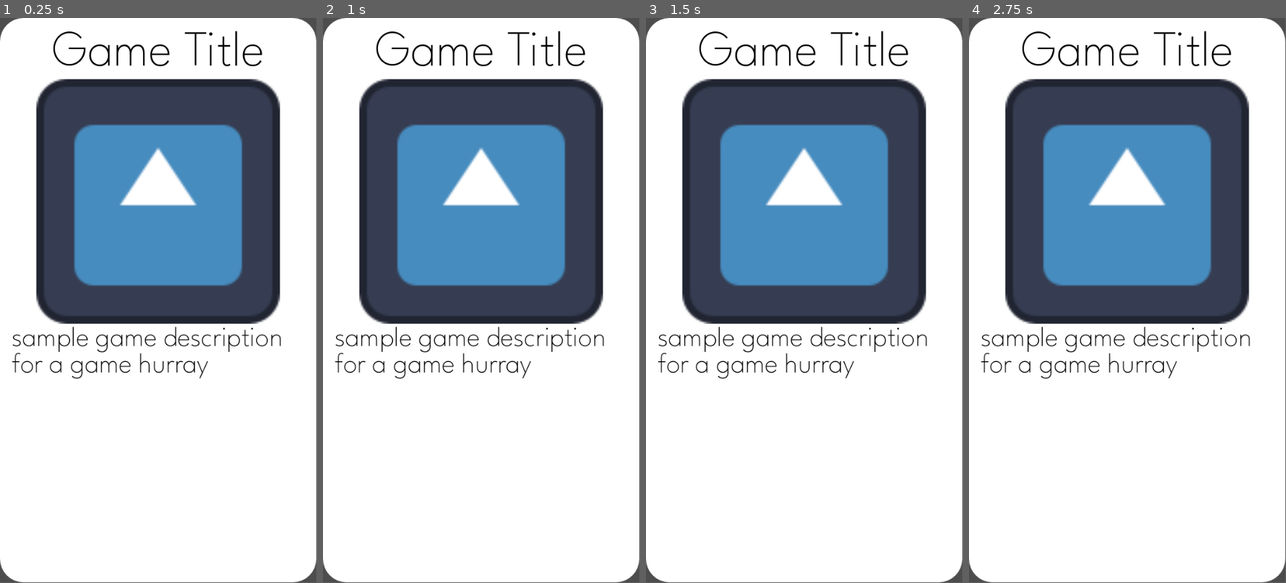
Above: before the commit, frames 1-4 (left to right).
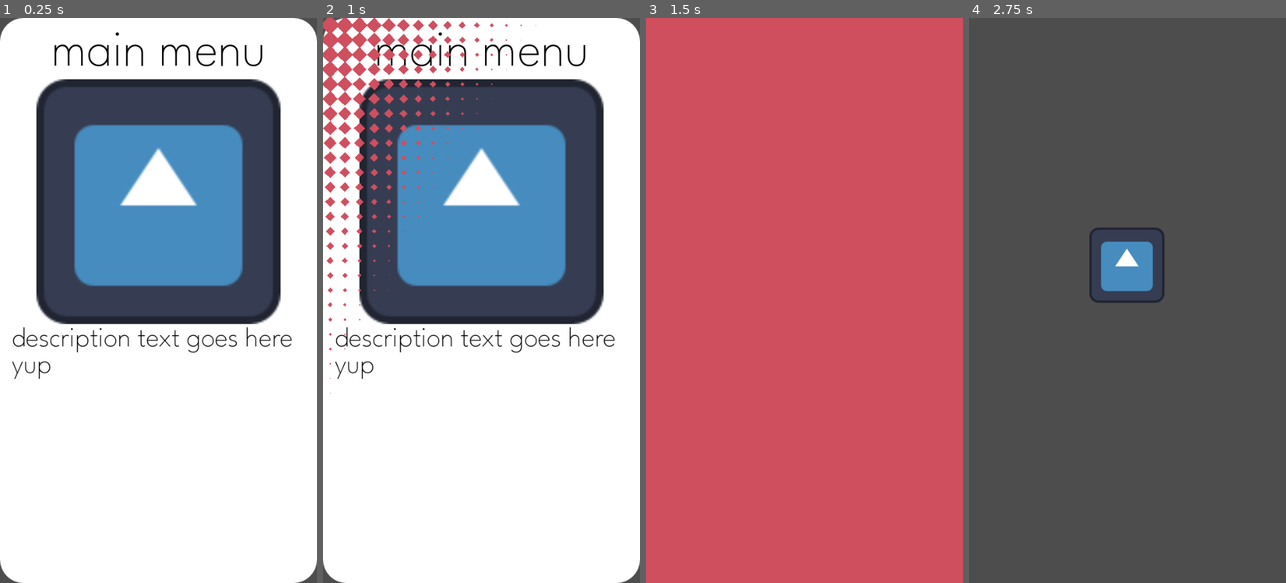
Above: after the commit, the same moments.

Repository: tapwatergames/ShootyGame
Game: Godot game, scene res://CrispGodotTemplate/main.tscn
The game is run twice, just before and just after one commit, with the same random seed, the same clock (stepped at 60 frames per second) and the same inputs. Before the commit the project has no main scene; this scene is started directly in both runs. The engine's default icon, where the game draws it, is replaced by a stand-in: a white triangle on a blue panel in a dark square.
Inputs (mouse positions are in pixels of both pictures, inside the frame that each line leads up to):
- Up to frame 1 (0.25 s): no input
- Up to frame 2 (1 s): tap Enter at 0.5 s; move the mouse to (551, 272) at 0.52 s; press the mouse at (551, 272) at 0.53 s
- Up to frame 3 (1.5 s): move the mouse to (741, 328) at 1.27 s; release the mouse at (741, 328) at 1.28 s; click (741, 328) at 1.35 s
- Up to frame 4 (2.75 s): move the mouse to (1159, 176) at 2.02 s; press the mouse at (1159, 176) at 2.03 s
In our replay, the window is 449x799 before the commit and 450x800 after it. These sizes can differ from the game's own. Grey fills any space a smaller window leaves; there, only what the larger window draws over its background counts as a difference.

The runs differ from the first frame. In frame 1, 3.5% of the frame differs, in the area x 0-100%, y 0-100%; in frame 2, 7.7%; in frame 3, 100%; in frame 4, 85%.

Commit message:
created game transition

Diff:
--- /dev/null
+++ b/CrispGodotTemplate/Scripts/CrispGDInput.gd
@@ -0,0 +1,22 @@
+extends Node2D
+
+signal input_just_pressed(position: Vector2, delta: float)
+signal input_pressed(position: Vector2, delta: float)
+signal input_released(position: Vector2, delta: float)
+
+func _process(_delta):
+	var mouse_pos = get_clamped_mouse_position()
+	if Input.is_action_just_pressed("game_pressed"):
+		input_just_pressed.emit(mouse_pos, _delta)
+	elif Input.is_action_pressed("game_pressed"):
+		input_pressed.emit(mouse_pos, _delta)
+	elif Input.is_action_just_released("game_pressed"):
+		input_released.emit(mouse_pos, _delta)
+
+func get_clamped_mouse_position() -> Vector2:
+	var raw_pos = get_global_mouse_position()
+	var viewport_size = get_viewport_rect().size
+	return Vector2(
+		clamp(raw_pos.x, 0, viewport_size.x),
+		clamp(raw_pos.y, 0, viewport_size.y)
+		)
--- /dev/null
+++ b/CrispGodotTemplate/Scripts/CrispGDUtility.gd
@@ -0,0 +1,52 @@
+extends Node
+
+enum game_state {
+	INACTIVE,
+	ACTIVE,
+	PAUSED,
+}
+
+var _current_state = game_state.INACTIVE
+var _game : Node = null
+
+var _game_scene : PackedScene = preload("res://YourProjectHere/game.tscn")
+
+var score : float = 0
+
+var _high_score : float = 0
+
+func active()->bool:
+	return _current_state == game_state.ACTIVE
+
+func start_game()->void:
+	if _current_state==game_state.INACTIVE:
+		_current_state=game_state.ACTIVE
+		CrispGDUI.instance.transition_to_dark()
+		await get_tree().create_timer(1.1).timeout
+
+		var inst = _game_scene.instantiate()
+		get_tree().current_scene.add_child(inst)
+		_game = inst
+
+		CrispGDUI.instance.set_menu_visibility(false)
+
+		CrispGDUI.instance.transition_back()
+	else:
+		push_error("Game scene is already active")
+
+
+func end_game()->void:
+	if _current_state==game_state.ACTIVE:
+		game_state.INACTIVE
+
+		CrispGDUI.instance.transition_to_dark()
+		await get_tree().create_timer(1.1).timeout
+
+		_game.queue_free()
+		_game=null
+		CrispGDUI.instance.visible=true
+
+		CrispGDUI.instance.transition_back()
+
+	else:
+		push_error("Game scene is already inactive")
--- /dev/null
+++ b/CrispGodotTemplate/Scripts/CrispGDUtility.tscn
@@ -0,0 +1,6 @@
+[gd_scene load_steps=2 format=3 uid="uid://bl7naxksfdnge"]
+
+[ext_resource type="Script" uid="uid://b1m6ir72f4rpa" path="res://CrispGodotTemplate/Scripts/CrispGDUtility.gd" id="1_433dc"]
+
+[node name="CrispGDUtility" type="Node"]
+script = ExtResource("1_433dc")
--- /dev/null
+++ b/CrispGodotTemplate/Shaders/DiamondTransition.gdshader
@@ -0,0 +1,18 @@
+shader_type canvas_item;
+
+// Ranges from 0 to 1 over the course of the transition.
+// We use this to actually animate the shader.
+uniform float progress : hint_range(0, 1);
+
+// Size of each diamond, in pixels.
+uniform float diamondPixelSize = 10.0;
+
+void fragment() {
+	float xFraction = fract(FRAGCOORD.x / diamondPixelSize);
+	float yFraction = fract(FRAGCOORD.y / diamondPixelSize);
+	float xDistance = abs(xFraction - 0.5);
+	float yDistance = abs(yFraction - 0.5);
+	if (xDistance + yDistance + UV.x + UV.y > progress * 4.0) {
+		discard;
+	}
+}
--- /dev/null
+++ b/CrispGodotTemplate/Shaders/DiamondTransition.tres
@@ -0,0 +1,6 @@
+[gd_resource type="ShaderMaterial" load_steps=2 format=3 uid="uid://67sarbvt2d7a"]
+
+[ext_resource type="Shader" uid="uid://b6o1rpc3cx06a" path="res://CrispGodotTemplate/Shaders/DiamondTransition.gdshader" id="1_6svl3"]
+
+[resource]
+shader = ExtResource("1_6svl3")
--- /dev/null
+++ b/CrispGodotTemplate/Tests/InputTester.gd
@@ -0,0 +1,21 @@
+extends Node
+
+@export
+var enabled = false
+
+func _ready():
+	if !enabled:
+		return
+	print("touch test enabled")
+	CrispGDInput.input_just_pressed.connect(_on_just_pressed)
+	CrispGDInput.input_pressed.connect(_on_pressed)
+	CrispGDInput.input_released.connect(_on_released)
+
+func _on_just_pressed(pos,delta):
+	print("Just pressed at:", pos)
+
+func _on_pressed(pos,delta):
+	print("Holding at:", pos)
+
+func _on_released(pos,delta):
+	print("Released at:", pos)
--- a/CrispGodotTemplate/main.gd
+++ b/CrispGodotTemplate/main.gd
@@ -1,28 +1,11 @@
-@tool
-extends Control
+extends Node
 
 
-var _game_scene : PackedScene = preload("res://CrispGodotTemplate/main.tscn")
-
-@onready var _title: RichTextLabel = %Title
-@onready var _game_description: RichTextLabel = %GameDescription
+func _ready() -> void:
+	CrispGDInput.input_just_pressed.connect(_on_input_just_pressed)
 
 
-
-@export
-var titleText : String = "":
-	set(value):
-		titleText = value
-		if _title:  # Check if _title is initialized
-			_title.text = "[center]" + value
-
-
-@export_multiline
-var descriptionText : String = "":
-	set(value):
-		descriptionText = value
-		if _game_description:  # Check if _title is initialized
-			_game_description.text = value
-
-func _ready() -> void:
-	pass
+func _on_input_just_pressed(pos,delta)->void:
+	if !CrispGDUtility.active():
+		print("starting game")
+		CrispGDUtility.start_game()
--- a/CrispGodotTemplate/main.tscn
+++ b/CrispGodotTemplate/main.tscn
@@ -1,21 +1,72 @@
-[gd_scene load_steps=4 format=3 uid="uid://cylpimnbxhptk"]
+[gd_scene load_steps=11 format=3 uid="uid://cylpimnbxhptk"]
 
 [ext_resource type="Theme" uid="uid://c5xxh0kbds40" path="res://CrispGodotTemplate/Resources/theme.tres" id="1_60ktn"]
-[ext_resource type="Script" uid="uid://6fmje8c3cib3" path="res://CrispGodotTemplate/main.gd" id="1_im8vk"]
+[ext_resource type="Script" uid="uid://dek4apm2m57jm" path="res://CrispGodotTemplate/main.gd" id="1_im8vk"]
 [ext_resource type="Texture2D" uid="uid://dt575afej668f" path="res://icon.svg" id="1_mj5ko"]
+[ext_resource type="Script" uid="uid://6fmje8c3cib3" path="res://CrispGodotTemplate/mainMenu.gd" id="2_ntvbt"]
+[ext_resource type="Shader" uid="uid://b6o1rpc3cx06a" path="res://CrispGodotTemplate/Shaders/DiamondTransition.gdshader" id="4_c3ro6"]
+[ext_resource type="Script" uid="uid://bu5gxdkpo7cbt" path="res://CrispGodotTemplate/Tests/InputTester.gd" id="6_mxd85"]
 
-[node name="MainMenu" type="Control"]
+[sub_resource type="ShaderMaterial" id="ShaderMaterial_ntvbt"]
+shader = ExtResource("4_c3ro6")
+shader_parameter/progress = 0.0
+shader_parameter/diamondPixelSize = 25.0
+
+[sub_resource type="Animation" id="Animation_c3ro6"]
+resource_name = "DiamondTransition"
+tracks/0/type = "value"
+tracks/0/imported = false
+tracks/0/enabled = true
+tracks/0/path = NodePath(".:material:shader_parameter/progress")
+tracks/0/interp = 1
+tracks/0/loop_wrap = true
+tracks/0/keys = {
+"times": PackedFloat32Array(0, 1),
+"transitions": PackedFloat32Array(2, 0.5),
+"update": 0,
+"values": [0.0, 1.0]
+}
+
+[sub_resource type="Animation" id="Animation_ntvbt"]
+length = 0.001
+tracks/0/type = "value"
+tracks/0/imported = false
+tracks/0/enabled = true
+tracks/0/path = NodePath(".:material:shader_parameter/progress")
+tracks/0/interp = 1
+tracks/0/loop_wrap = true
+tracks/0/keys = {
+"times": PackedFloat32Array(0),
+"transitions": PackedFloat32Array(1),
+"update": 0,
+"values": [0.0]
+}
+
+[sub_resource type="AnimationLibrary" id="AnimationLibrary_ntvbt"]
+_data = {
+&"DiamondTransition": SubResource("Animation_c3ro6"),
+&"RESET": SubResource("Animation_ntvbt")
+}
+
+[node name="Main" type="Node"]
+script = ExtResource("1_im8vk")
+
+[node name="InputTest" type="Node" parent="."]
+script = ExtResource("6_mxd85")
+
+[node name="MainMenuUI" type="Control" parent="."]
 layout_mode = 3
 anchors_preset = 15
 anchor_right = 1.0
 anchor_bottom = 1.0
 grow_horizontal = 2
 grow_vertical = 2
-script = ExtResource("1_im8vk")
-titleText = "Game Title"
-descriptionText = "sample game description for a game hurray"
+script = ExtResource("2_ntvbt")
+altColor = Color(0.813408, 0.310944, 0.371109, 1)
+titleText = "main menu"
+descriptionText = "description text goes here yup"
 
-[node name="Panel" type="Panel" parent="."]
+[node name="BackgroundPanel" type="Panel" parent="MainMenuUI"]
 layout_mode = 1
 anchors_preset = 15
 anchor_right = 1.0
@@ -24,7 +75,7 @@
 grow_vertical = 2
 theme = ExtResource("1_60ktn")
 
-[node name="MarginContainer" type="MarginContainer" parent="Panel"]
+[node name="MarginContainer" type="MarginContainer" parent="MainMenuUI/BackgroundPanel"]
 layout_mode = 1
 anchors_preset = 15
 anchor_right = 1.0
@@ -36,29 +87,29 @@
 theme_override_constants/margin_right = 20
 theme_override_constants/margin_bottom = 20
 
-[node name="VBoxContainer" type="VBoxContainer" parent="Panel/MarginContainer"]
+[node name="VBoxContainer" type="VBoxContainer" parent="MainMenuUI/BackgroundPanel/MarginContainer"]
 layout_mode = 2
 
-[node name="Title" type="RichTextLabel" parent="Panel/MarginContainer/VBoxContainer"]
+[node name="Title" type="RichTextLabel" parent="MainMenuUI/BackgroundPanel/MarginContainer/VBoxContainer"]
 unique_name_in_owner = true
 self_modulate = Color(0, 0, 0, 1)
 layout_mode = 2
 theme = ExtResource("1_60ktn")
 bbcode_enabled = true
-text = "[center]Game Title"
+text = "[center]main menu"
 fit_content = true
 
-[node name="MarginContainer" type="MarginContainer" parent="Panel/MarginContainer/VBoxContainer"]
+[node name="MarginContainer" type="MarginContainer" parent="MainMenuUI/BackgroundPanel/MarginContainer/VBoxContainer"]
 layout_mode = 2
 size_flags_vertical = 3
 
-[node name="TextureRect" type="TextureRect" parent="Panel/MarginContainer/VBoxContainer/MarginContainer"]
+[node name="TextureRect" type="TextureRect" parent="MainMenuUI/BackgroundPanel/MarginContainer/VBoxContainer/MarginContainer"]
 layout_mode = 2
 size_flags_vertical = 3
 texture = ExtResource("1_mj5ko")
 stretch_mode = 5
 
-[node name="GameDescription" type="RichTextLabel" parent="Panel/MarginContainer/VBoxContainer"]
+[node name="GameDescription" type="RichTextLabel" parent="MainMenuUI/BackgroundPanel/MarginContainer/VBoxContainer"]
 unique_name_in_owner = true
 self_modulate = Color(0, 0, 0, 1)
 layout_mode = 2
@@ -66,5 +117,24 @@
 theme = ExtResource("1_60ktn")
 theme_override_font_sizes/normal_font_size = 48
 bbcode_enabled = true
-text = "sample game description for a game hurray"
+text = "description text goes here yup"
 fit_content = true
+
+[node name="CanvasLayer" type="CanvasLayer" parent="."]
+layer = 128
+
+[node name="TransitionRect" type="ColorRect" parent="CanvasLayer"]
+unique_name_in_owner = true
+self_modulate = Color(0.813408, 0.310944, 0.371109, 1)
+material = SubResource("ShaderMaterial_ntvbt")
+anchors_preset = 15
+anchor_right = 1.0
+anchor_bottom = 1.0
+grow_horizontal = 2
+grow_vertical = 2
+
+[node name="TransitionPlayer" type="AnimationPlayer" parent="CanvasLayer/TransitionRect"]
+unique_name_in_owner = true
+libraries = {
+&"": SubResource("AnimationLibrary_ntvbt")
+}
--- /dev/null
+++ b/CrispGodotTemplate/mainMenu.gd
@@ -0,0 +1,61 @@
+@tool
+extends Control
+class_name CrispGDUI
+
+static var instance : CrispGDUI = null:
+	get():
+		assert(instance!=null,"instance of mainmenu is null")
+		return instance
+
+
+@onready var _title: RichTextLabel = %Title
+@onready var _game_description: RichTextLabel = %GameDescription
+
+@onready var _background_panel: Panel = $BackgroundPanel
+
+@onready var _transition_rect: ColorRect = %TransitionRect
+@onready var transition_player: AnimationPlayer = %TransitionPlayer
+
+
+
+
+@export
+var mainColor: Color = Color.WHITE:
+	set(value):
+		mainColor = mainColor
+		if _background_panel:
+			_background_panel.self_modulate = value
+@export
+var altColor: Color = Color.BLACK:
+	set(value):
+		altColor = value
+		if _transition_rect:
+			_transition_rect.self_modulate = value
+
+
+@export
+var titleText : String = "":
+	set(value):
+		titleText = value
+		if _title:  # Check if _title is initialized
+			_title.text = "[center]" + value
+
+
+@export_multiline
+var descriptionText : String = "":
+	set(value):
+		descriptionText = value
+		if _game_description:  # Check if _title is initialized
+			_game_description.text = value
+
+func set_menu_visibility(value:bool)->void:
+	visible = value
+
+func transition_to_dark()->void:
+	transition_player.play("DiamondTransition")
+
+func transition_back()->void:
+	transition_player.play_backwards("DiamondTransition")
+
+func _ready() -> void:
+	instance = self
--- a/YourProjectHere/game.tscn
+++ b/YourProjectHere/game.tscn
@@ -1,6 +1,11 @@
-[gd_scene load_steps=2 format=3 uid="uid://bvrvt5b7th57m"]
+[gd_scene load_steps=3 format=3 uid="uid://bvrvt5b7th57m"]
 
 [ext_resource type="Script" uid="uid://cy0vnfblu7xqy" path="res://YourProjectHere/game.gd" id="1_kyyvw"]
+[ext_resource type="Texture2D" uid="uid://dt575afej668f" path="res://icon.svg" id="2_48uk2"]
 
 [node name="Node" type="Node"]
 script = ExtResource("1_kyyvw")
+
+[node name="Icon" type="Sprite2D" parent="."]
+position = Vector2(269, 420)
+texture = ExtResource("2_48uk2")
--- a/project.godot
+++ b/project.godot
@@ -11,14 +11,33 @@
 [application]
 
 config/name="CrispGameTemplate"
+run/main_scene="uid://cylpimnbxhptk"
 config/features=PackedStringArray("4.4", "GL Compatibility")
 config/icon="res://icon.svg"
+
+[autoload]
+
+CrispGDUtility="*res://CrispGodotTemplate/Scripts/CrispGDUtility.tscn"
+CrispGDInput="*res://CrispGodotTemplate/Scripts/CrispGDInput.gd"
 
 [display]
 
 window/size/viewport_width=540
 window/size/viewport_height=960
+window/stretch/mode="viewport"
 window/handheld/orientation=1
+
+[editor_plugins]
+
+enabled=PackedStringArray("res://addons/godot_sfxr/plugin.cfg")
+
+[input]
+
+game_pressed={
+"deadzone": 0.2,
+"events": [Object(InputEventMouseButton,"resource_local_to_scene":false,"resource_name":"","device":-1,"window_id":0,"alt_pressed":false,"shift_pressed":false,"ctrl_pressed":false,"meta_pressed":false,"button_mask":0,"position":Vector2(0, 0),"global_position":Vector2(0, 0),"factor":1.0,"button_index":1,"canceled":false,"pressed":false,"double_click":false,"script":null)
+]
+}
 
 [rendering]
 
Not shown, added: CrispGodotTemplate/Scripts/CrispGDInput.gd.uid
Not shown, added: CrispGodotTemplate/Scripts/CrispGDUtility.gd.uid
Not shown, added: CrispGodotTemplate/Shaders/DiamondTransition.gdshader.uid
Not shown, added: CrispGodotTemplate/Tests/InputTester.gd.uid
Not shown, changed: CrispGodotTemplate/main.gd.uid
Not shown, added: CrispGodotTemplate/mainMenu.gd.uid
Not shown, changed: addons/godot_sfxr/SfxrStreamPlayer.gd
